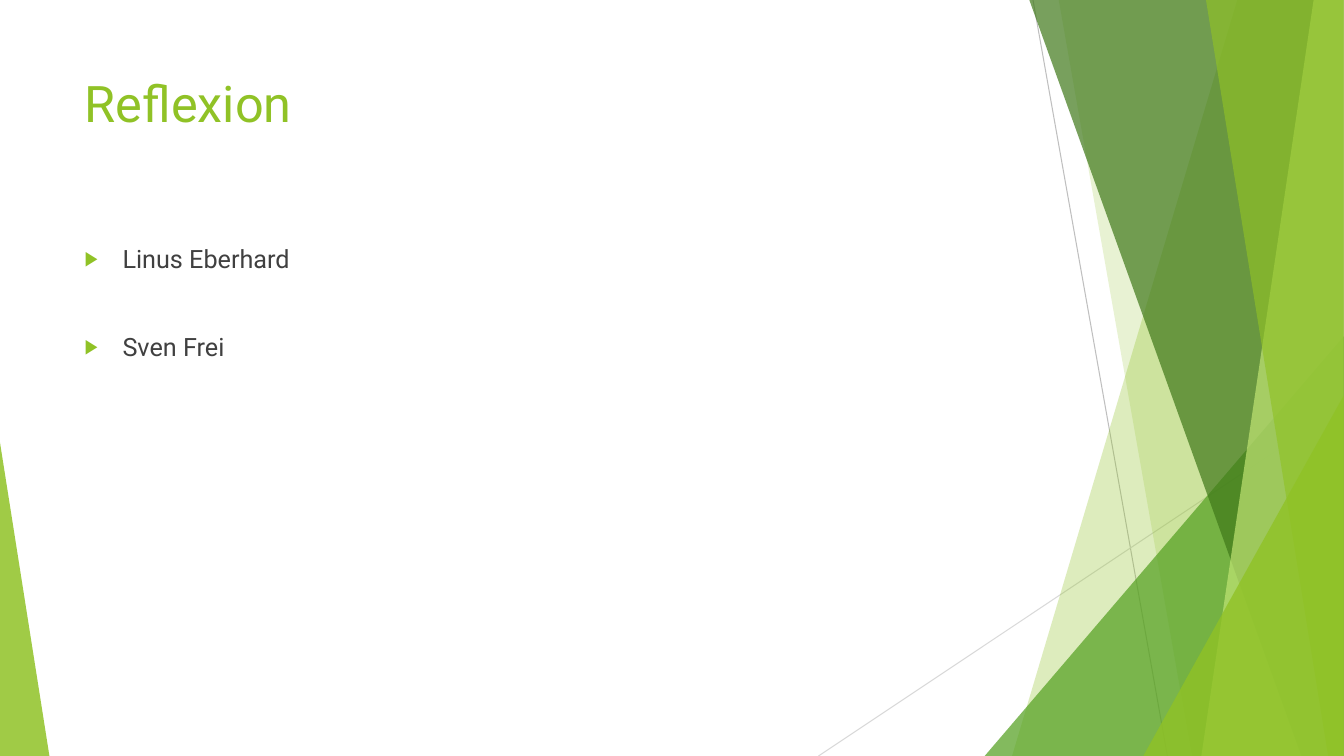
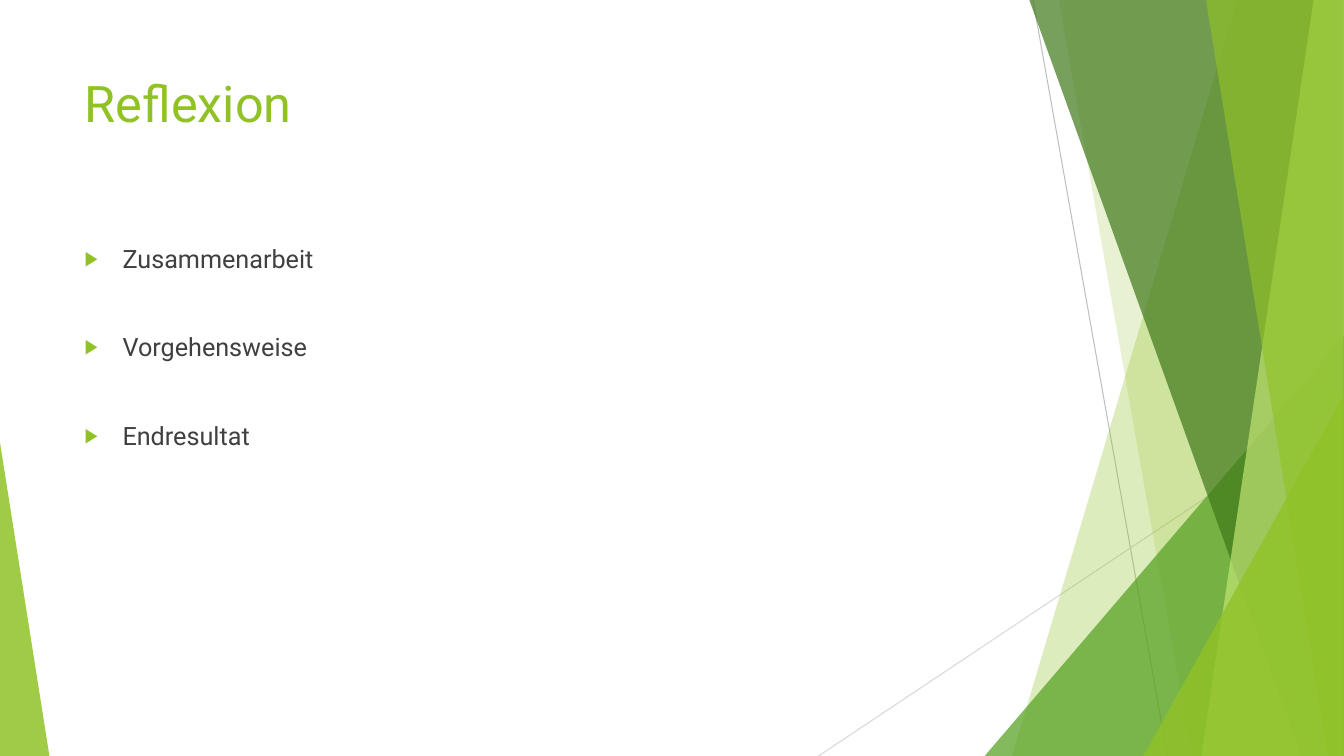
Before and after one commit to Pacmens/Modul226, a slide deck: slide 6 of Buchungssystem/doc/09_Präsentation.pptx (slide 5 before the commit). Drawn at 1344x756 pixels with LibreOffice and Linux fonts; fonts in the diff are those of the drawing. Boxes give left, top, right and bottom in pixels: in the first picture for what was removed or moved away, otherwise in the second. Text is boxed around its words. In the diff, an @@ line names an element or a change of style, - is before the commit and + after.

```diff
--- a/Buchungssystem/doc/09_Präsentation.pptx
+++ b/Buchungssystem/doc/09_Präsentation.pptx
@@ text at <box>123,249,314,446</box>: text changed @@
-▶ Linus Eberhard
-▶ Sven Frei
+▶ Zusammenarbeit
+▶ Vorgehensweise
+▶ Endresultat
```
Also in this commit, not shown: 1 other slide changed, 2 slides added.
